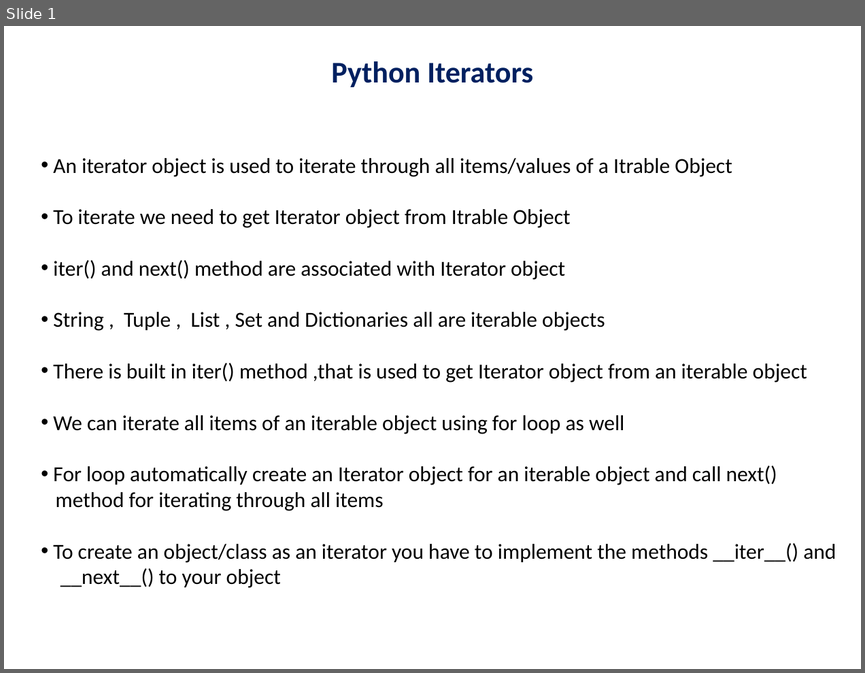
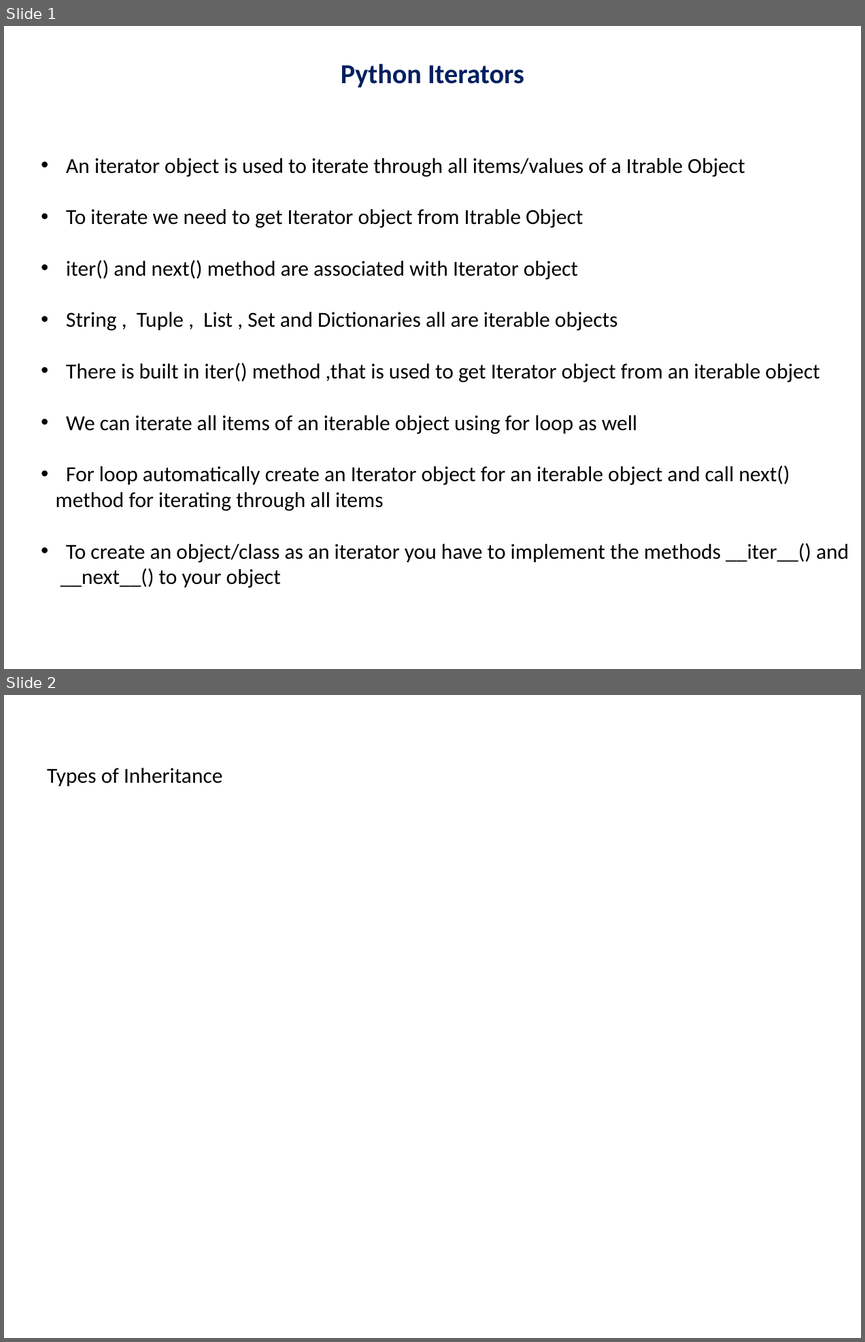
Before and after one commit to ashishjain1547/public_lessons_in_python, a slide deck: Ch 21 - Iterators/Python Iterators.pptx. Shown one above the other, each under a label of ours: slide 1 before the commit, slides 1 and 2 after it. The pictures are 865x673 and 865x1342 pixels, drawn with LibreOffice and Linux fonts; fonts in the diff are those of the drawing. Boxes give left, top, right and bottom in pixels: in the first picture for what was removed or moved away, otherwise in the second. Text is boxed around its words. In the diff, an @@ line names an element or a change of style, - is before the commit and + after.

```diff
--- a/Ch 21 - Iterators/Python Iterators.pptx
+++ b/Ch 21 - Iterators/Python Iterators.pptx
@@ slide 2 added at (x1=4, y1=695, x2=861, y2=1338), background #FFFFFF @@
@@ title added at (x1=47, y1=768, x2=222, y2=786), 18 pt, text #000000 @@
+Types of Inheritance
@@ slide 1 changed as well @@
@@ title "Python Iterators" at (x1=341, y1=63, x2=524, y2=88): size 25.2 to 23 pt @@
@@ text at (x1=66, y1=158, x2=849, y2=563): indent changed @@
```
Also in this commit, not shown: 45 other files.
